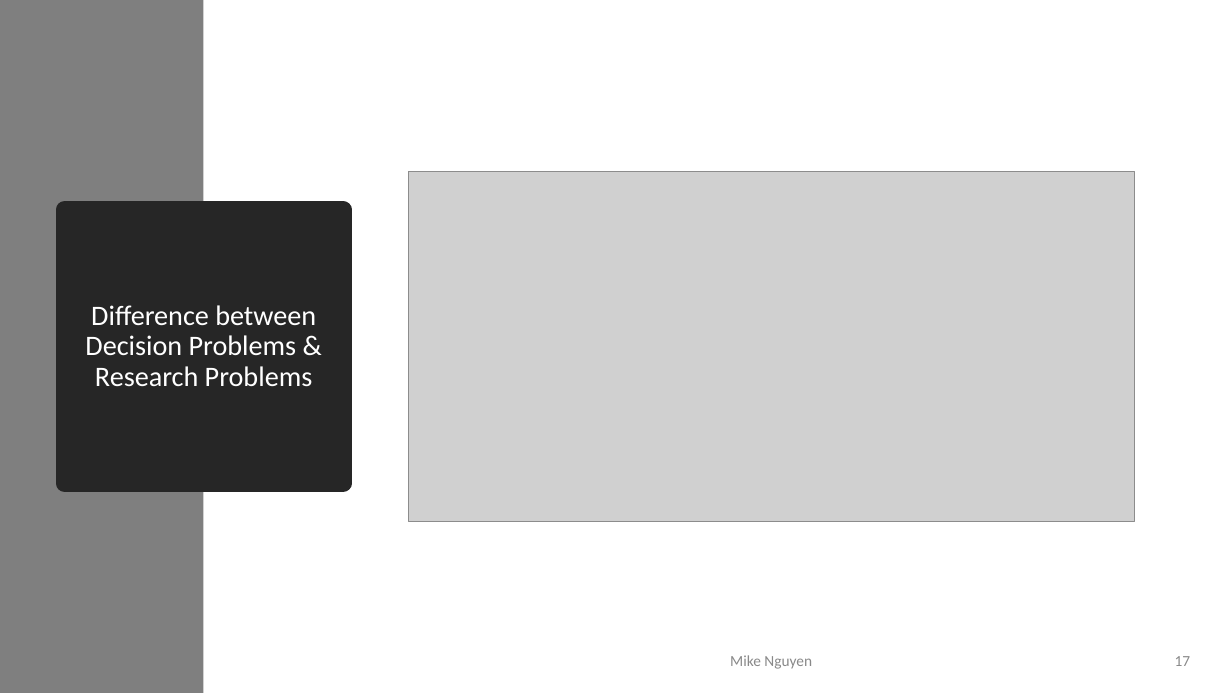
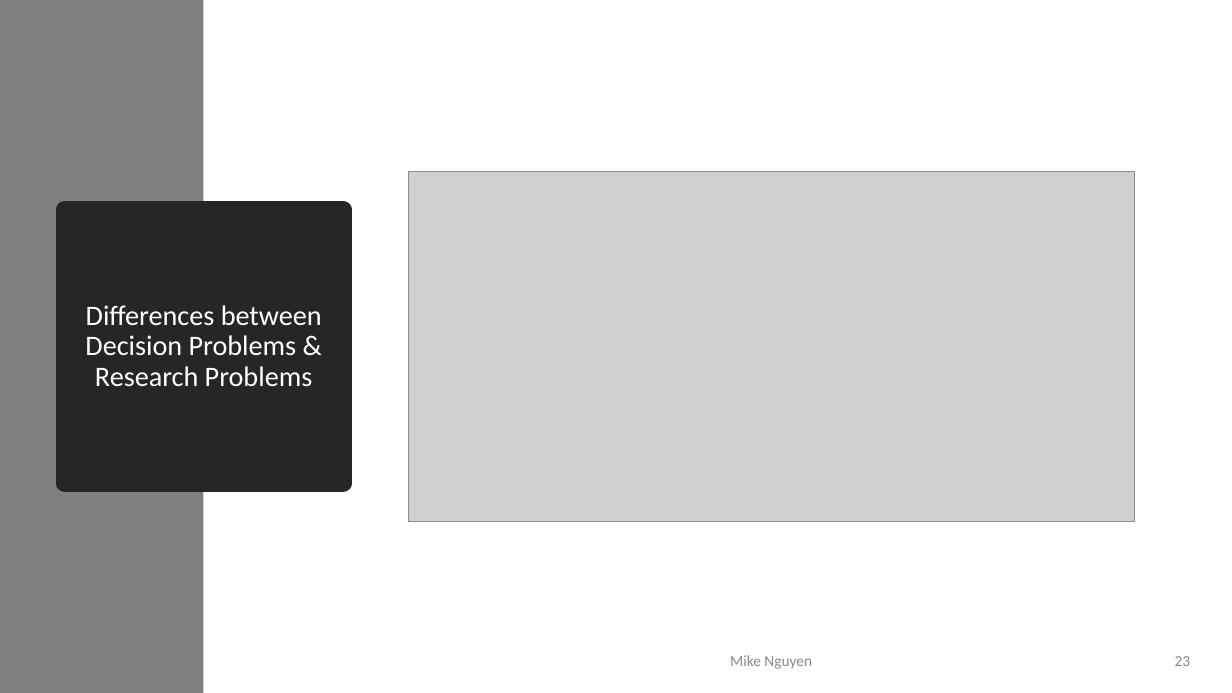
Before and after one commit to mikenguyen13/mar4050, a slide deck: slide 23 of lectures/1/2_Marketing Research Process.pptx (slide 17 before the commit). Drawn at 1232x693 pixels with LibreOffice and Linux fonts; fonts in the diff are those of the drawing; grey boxes stand for pictures. Boxes give left, top, right and bottom in pixels: in the first picture for what was removed or moved away, otherwise in the second. Text is boxed around its words. In the diff, an @@ line names an element or a change of style, - is before the commit and + after.

```diff
--- a/lectures/1/2_Marketing Research Process.pptx
+++ b/lectures/1/2_Marketing Research Process.pptx
@@ title at [85,305,322,386]: text changed @@
-Difference between Decision Problems & Research Problems
+Differences between Decision Problems & Research Problems
@@ page number at [1175,656,1191,666]: text changed @@
-17
+23
```
Also in this commit, not shown: 6 other slides changed, 6 slides added, 9 other files.
